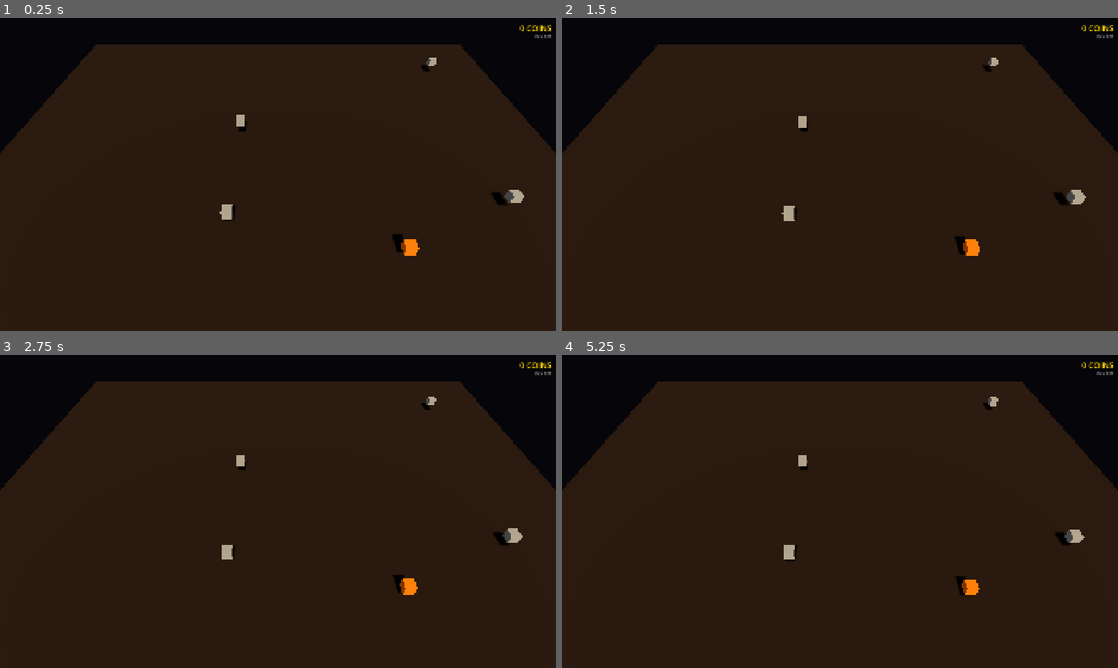
Above: before the commit, frames 1-4 (two rows, left to right).
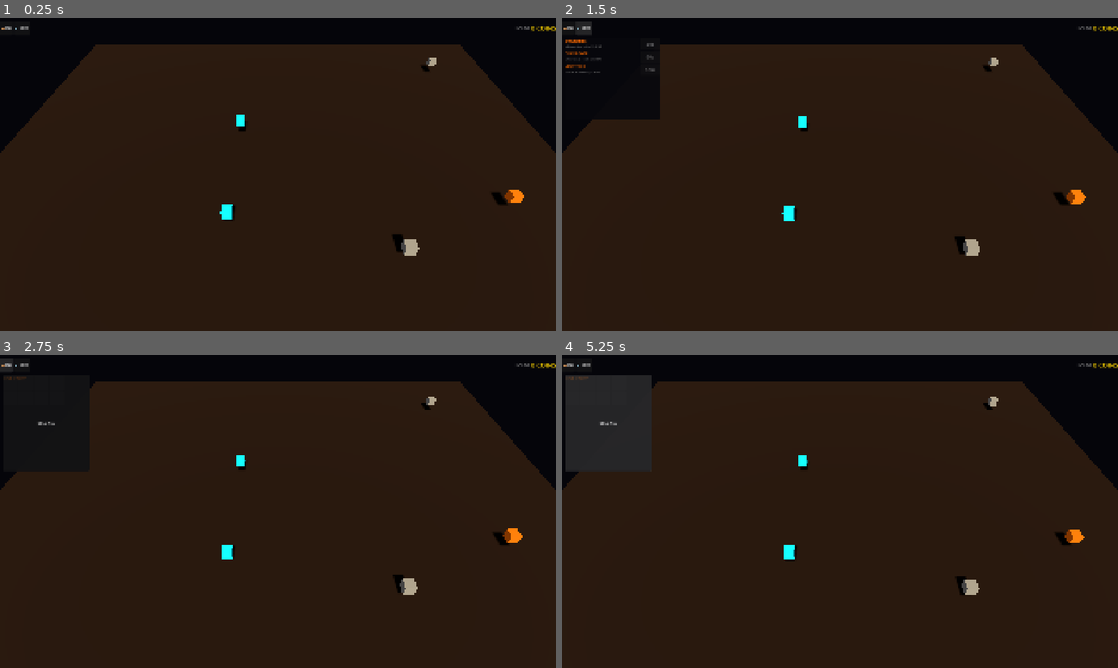
Above: after the commit, the same moments.

Repository: PrzemSas/scrap-scavenger
Game: Godot game, scene res://scenes/main/Main.tscn
Two runs of this game, one before a commit and one after it. Both use one fixed random seed, a clock stepped at 60 frames per second and the inputs below.
Inputs (mouse positions are in pixels of both pictures, inside the frame that each line leads up to):
- Up to frame 1 (0.25 s): no input
- Up to frame 2 (1.5 s): click (567, 27) at 0.5 s, where only the run after the commit has a clickable "📦 INV"; click (584, 27) at 1.25 s, where only the run after the commit has a clickable "🛒 SHOP"
- Up to frame 3 (2.75 s): click (5, 364) at 2 s, where only the run after the commit has a clickable "📦 INV"
- Up to frame 4 (5.25 s): click (606, 423) at 2.75 s, where only the run after the commit has a clickable "SELL ALL"; click (584, 364) at 3.5 s, where only the run after the commit has a clickable "🛒 SHOP"; click (567, 364) at 4.25 s, where only the run after the commit has a clickable "📦 INV"; click (606, 423) at 5 s, where only the run after the commit has a clickable "SELL ALL"

The runs differ from the first frame. In frame 1, 0.6% of the frame differs, in the area x 0-100%, y 2-76%; in frame 2, 2.4%; in frame 3, 0.8%; in frame 4, 4.7%, in the area x 0-100%, y 2-77%.

Commit message:
feat: Phase 1b — inventory grid, sell all, upgrade shop

Diff:
--- a/project.godot
+++ b/project.godot
@@ -1,20 +1,35 @@
 ; Engine configuration file.
+; It's best edited using the editor UI and not directly,
+; since the parameters that go here are not all obvious.
+;
+; Format:
+;   [section] ; section goes between []
+;   param=value ; assign values to parameters
+
 config_version=5
 
+[animation]
+
+compatibility/default_parent_skeleton_in_mesh_instance_3d=true
+
 [application]
+
 config/name="Scrap Scavenger"
 run/main_scene="res://scenes/main/Main.tscn"
-config/features=PackedStringArray("4.4", "GL Compatibility")
+config/features=PackedStringArray("4.6", "GL Compatibility")
 
 [autoload]
+
 GameManager="*res://scripts/autoload/GameManager.gd"
 
 [display]
+
 window/size/viewport_width=1920
 window/size/viewport_height=1080
 window/stretch/mode="canvas_items"
 window/stretch/aspect="expand"
 
 [rendering]
+
 renderer/rendering_method="gl_compatibility"
 renderer/rendering_method.mobile="gl_compatibility"
--- a/scenes/main/Main.tscn
+++ b/scenes/main/Main.tscn
@@ -1,7 +1,14 @@
-[gd_scene load_steps=6 format=3]
+[gd_scene format=3 uid="uid://brsm8nrrnok3q"]
 
-[ext_resource type="Script" path="res://scripts/SpawnManager.gd" id="1"]
+[ext_resource type="Script" uid="uid://dw5xpragiqh7i" path="res://scripts/SpawnManager.gd" id="1"]
 [ext_resource type="PackedScene" path="res://scenes/ui/HUD.tscn" id="2"]
+
+[sub_resource type="Environment" id="Environment_1"]
+background_mode = 1
+background_color = Color(0.02, 0.02, 0.04, 1)
+ambient_light_source = 2
+ambient_light_color = Color(0.15, 0.1, 0.05, 1)
+ambient_light_energy = 0.3
 
 [sub_resource type="PlaneMesh" id="PlaneMesh_1"]
 size = Vector2(20, 20)
@@ -10,35 +17,28 @@
 albedo_color = Color(0.176, 0.094, 0.063, 1)
 roughness = 0.9
 
-[sub_resource type="Environment" id="Environment_1"]
-background_mode = 1
-background_color = Color(0.02, 0.02, 0.04, 1)
-ambient_light_source = 2
-ambient_light_color = Color(0.15, 0.1, 0.05, 1)
-ambient_light_energy = 0.3
+[node name="Main" type="Node3D" unique_id=311986363]
 
-[node name="Main" type="Node3D"]
-
-[node name="Camera3D" type="Camera3D" parent="."]
+[node name="Camera3D" type="Camera3D" parent="." unique_id=125606673]
 transform = Transform3D(1, 0, 0, 0, 0.707107, 0.707107, 0, -0.707107, 0.707107, 0, 8, 8)
 fov = 50.0
 
-[node name="DirectionalLight3D" type="DirectionalLight3D" parent="."]
+[node name="DirectionalLight3D" type="DirectionalLight3D" parent="." unique_id=616649151]
 transform = Transform3D(1, 0, 0, 0, 0.707107, 0.707107, 0, -0.707107, 0.707107, 0, 10, 0)
 light_color = Color(1, 0.9, 0.7, 1)
 light_energy = 0.8
 shadow_enabled = true
 
-[node name="WorldEnvironment" type="WorldEnvironment" parent="."]
+[node name="WorldEnvironment" type="WorldEnvironment" parent="." unique_id=1875134059]
 environment = SubResource("Environment_1")
 
-[node name="Ground" type="MeshInstance3D" parent="."]
+[node name="Ground" type="MeshInstance3D" parent="." unique_id=1751700598]
 mesh = SubResource("PlaneMesh_1")
 surface_material_override/0 = SubResource("StandardMaterial3D_1")
 
-[node name="SpawnManager" type="Node3D" parent="."]
+[node name="SpawnManager" type="Node3D" parent="." unique_id=1132381441]
 script = ExtResource("1")
 
-[node name="CanvasLayer" type="CanvasLayer" parent="."]
+[node name="CanvasLayer" type="CanvasLayer" parent="." unique_id=545988280]
 
-[node name="HUD" parent="CanvasLayer" instance=ExtResource("2")]
+[node name="HUD" parent="CanvasLayer" unique_id=1042599544 instance=ExtResource("2")]
--- a/scenes/ui/HUD.tscn
+++ b/scenes/ui/HUD.tscn
@@ -1,6 +1,15 @@
-[gd_scene load_steps=2 format=3]
+[gd_scene load_steps=3 format=3]
 
 [ext_resource type="Script" path="res://scripts/HUD.gd" id="1"]
+
+[sub_resource type="StyleBoxFlat" id="PanelStyle_1"]
+bg_color = Color(0.03, 0.03, 0.05, 0.92)
+border_color = Color(1, 0.42, 0, 0.15)
+set_border_width_all = 1
+corner_radius_top_left = 8
+corner_radius_top_right = 8
+corner_radius_bottom_right = 8
+corner_radius_bottom_left = 8
 
 [node name="HUD" type="Control"]
 layout_mode = 3
@@ -11,32 +20,110 @@
 grow_vertical = 2
 script = ExtResource("1")
 
-[node name="CoinLabel" type="Label" parent="."]
+[node name="TopBar" type="HBoxContainer" parent="."]
 layout_mode = 1
-anchors_preset = 1
-anchor_left = 1.0
+anchors_preset = 10
 anchor_right = 1.0
-offset_left = -250.0
-offset_top = 16.0
-offset_right = -16.0
-offset_bottom = 50.0
-grow_horizontal = 0
+offset_top = 10.0
+offset_bottom = 60.0
+grow_horizontal = 2
+
+[node name="ToggleInvBtn" type="Button" parent="TopBar"]
+layout_mode = 2
+text = "📦 INV"
+theme_override_font_sizes/font_size = 12
+
+[node name="ToggleShopBtn" type="Button" parent="TopBar"]
+layout_mode = 2
+text = "🛒 SHOP"
+theme_override_font_sizes/font_size = 12
+
+[node name="Spacer" type="Control" parent="TopBar"]
+layout_mode = 2
+size_flags_horizontal = 3
+
+[node name="InvLabel" type="Label" parent="TopBar"]
+layout_mode = 2
+theme_override_colors/font_color = Color(0.6, 0.6, 0.6, 1)
+theme_override_font_sizes/font_size = 14
+text = "INV 0/8"
+
+[node name="CoinLabel" type="Label" parent="TopBar"]
+layout_mode = 2
 theme_override_colors/font_color = Color(1, 0.84, 0, 1)
-theme_override_font_sizes/font_size = 28
+theme_override_font_sizes/font_size = 22
 text = "0 COINS"
-horizontal_alignment = 2
 
-[node name="InvLabel" type="Label" parent="."]
+[node name="InventoryPanel" type="PanelContainer" parent="."]
 layout_mode = 1
-anchors_preset = 1
-anchor_left = 1.0
+anchors_preset = 0
+offset_left = 10.0
+offset_top = 70.0
+offset_right = 310.0
+offset_bottom = 400.0
+theme_override_styles/panel = SubResource("PanelStyle_1")
+
+[node name="VBox" type="VBoxContainer" parent="InventoryPanel"]
+layout_mode = 2
+
+[node name="Title" type="Label" parent="InventoryPanel/VBox"]
+layout_mode = 2
+theme_override_colors/font_color = Color(1, 0.42, 0, 1)
+theme_override_font_sizes/font_size = 14
+text = "INVENTORY"
+
+[node name="ScrollContainer" type="ScrollContainer" parent="InventoryPanel"]
+layout_mode = 2
+offset_left = 8.0
+offset_top = 30.0
+offset_right = 292.0
+offset_bottom = 290.0
+
+[node name="InvGrid" type="GridContainer" parent="InventoryPanel/ScrollContainer"]
+layout_mode = 2
+size_flags_horizontal = 3
+columns = 4
+
+[node name="SellAllBtn" type="Button" parent="InventoryPanel"]
+layout_mode = 2
+anchors_preset = 12
+anchor_top = 1.0
 anchor_right = 1.0
-offset_left = -250.0
-offset_top = 52.0
-offset_right = -16.0
-offset_bottom = 78.0
-grow_horizontal = 0
-theme_override_colors/font_color = Color(0.6, 0.6, 0.6, 1)
-theme_override_font_sizes/font_size = 16
-text = "INV 0/8"
-horizontal_alignment = 2
+anchor_bottom = 1.0
+offset_left = 8.0
+offset_top = -40.0
+offset_right = -8.0
+offset_bottom = -8.0
+grow_horizontal = 2
+grow_vertical = 0
+text = "SELL ALL"
+theme_override_font_sizes/font_size = 14
+
+[node name="ShopPanel" type="PanelContainer" parent="."]
+layout_mode = 1
+anchors_preset = 0
+offset_left = 10.0
+offset_top = 70.0
+offset_right = 340.0
+offset_bottom = 350.0
+theme_override_styles/panel = SubResource("PanelStyle_1")
+
+[node name="VBox" type="VBoxContainer" parent="ShopPanel"]
+layout_mode = 2
+
+[node name="Title" type="Label" parent="ShopPanel/VBox"]
+layout_mode = 2
+theme_override_colors/font_color = Color(1, 0.42, 0, 1)
+theme_override_font_sizes/font_size = 14
+text = "UPGRADES"
+
+[node name="ScrollContainer" type="ScrollContainer" parent="ShopPanel"]
+layout_mode = 2
+offset_left = 8.0
+offset_top = 30.0
+offset_right = 322.0
+offset_bottom = 272.0
+
+[node name="ShopList" type="VBoxContainer" parent="ShopPanel/ScrollContainer"]
+layout_mode = 2
+size_flags_horizontal = 3
--- a/scripts/HUD.gd
+++ b/scripts/HUD.gd
@@ -1,16 +1,125 @@
 extends Control
 
-@onready var coin_label: Label = $CoinLabel
-@onready var inv_label: Label = $InvLabel
+@onready var coin_label: Label = $TopBar/CoinLabel
+@onready var inv_label: Label = $TopBar/InvLabel
+@onready var inv_grid: GridContainer = $InventoryPanel/ScrollContainer/InvGrid
+@onready var sell_all_btn: Button = $InventoryPanel/SellAllBtn
+@onready var inv_panel: PanelContainer = $InventoryPanel
+@onready var shop_panel: PanelContainer = $ShopPanel
+@onready var shop_list: VBoxContainer = $ShopPanel/ScrollContainer/ShopList
+@onready var toggle_inv_btn: Button = $TopBar/ToggleInvBtn
+@onready var toggle_shop_btn: Button = $TopBar/ToggleShopBtn
 
 func _ready() -> void:
 	GameManager.coins_changed.connect(_on_coins_changed)
 	GameManager.inventory_changed.connect(_on_inventory_changed)
+	GameManager.upgrade_purchased.connect(_on_upgrade_purchased)
+	sell_all_btn.pressed.connect(_on_sell_all)
+	toggle_inv_btn.pressed.connect(_toggle_inventory)
+	toggle_shop_btn.pressed.connect(_toggle_shop)
 	_on_coins_changed(GameManager.coins)
 	_on_inventory_changed()
+	_build_shop()
+	inv_panel.visible = false
+	shop_panel.visible = false
 
 func _on_coins_changed(amount: int) -> void:
 	coin_label.text = "%d COINS" % amount
+	_build_shop()
 
 func _on_inventory_changed() -> void:
 	inv_label.text = "INV %d/%d" % [GameManager.inventory.size(), GameManager.max_slots]
+	_build_inventory_grid()
+
+func _on_upgrade_purchased(_id: String) -> void:
+	_build_shop()
+
+func _toggle_inventory() -> void:
+	inv_panel.visible = not inv_panel.visible
+	if inv_panel.visible:
+		shop_panel.visible = false
+
+func _toggle_shop() -> void:
+	shop_panel.visible = not shop_panel.visible
+	if shop_panel.visible:
+		inv_panel.visible = false
+
+func _build_inventory_grid() -> void:
+	for child in inv_grid.get_children():
+		child.queue_free()
+	for i in GameManager.max_slots:
+		var slot = Button.new()
+		slot.custom_minimum_size = Vector2(50, 50)
+		if i < GameManager.inventory.size():
+			var item = GameManager.inventory[i]
+			var rarity = item.get("rarity", 0)
+			var symbols = ["□", "◆", "★", "✦"]
+			var colors = [Color("#888888"), Color("#ff6a00"), Color("#00e5ff"), Color("#FFD700")]
+			slot.text = symbols[rarity]
+			slot.tooltip_text = "%s (%dc)" % [item.get("name", "?"), item.get("value", 0)]
+			slot.add_theme_color_override("font_color", colors[rarity])
+			slot.add_theme_font_size_override("font_size", 20)
+			var idx = i
+			slot.pressed.connect(func(): _sell_single(idx))
+		else:
+			slot.text = ""
+			slot.disabled = true
+		slot.add_theme_stylebox_override("normal", _slot_style(false))
+		slot.add_theme_stylebox_override("hover", _slot_style(true))
+		inv_grid.add_child(slot)
+
+func _slot_style(hover: bool) -> StyleBoxFlat:
+	var s = StyleBoxFlat.new()
+	s.bg_color = Color("#1a1a1a") if not hover else Color("#2a1500")
+	s.border_color = Color("#333333") if not hover else Color("#ff6a00")
+	s.set_border_width_all(1)
+	s.set_corner_radius_all(4)
+	return s
+
+func _sell_single(index: int) -> void:
+	GameManager.sell_item(index)
+
+func _on_sell_all() -> void:
+	GameManager.sell_all()
+
+func _build_shop() -> void:
+	for child in shop_list.get_children():
+		child.queue_free()
+	for upgrade_id in GameManager.upgrade_config:
+		var config = GameManager.upgrade_config[upgrade_id]
+		var level = GameManager.upgrades.get(upgrade_id, 0)
+		var max_lvl = config.get("max", 1)
+		var cost = GameManager.get_upgrade_cost(upgrade_id)
+		var maxed = level >= max_lvl
+		var can_buy = not maxed and GameManager.coins >= cost
+
+		var hbox = HBoxContainer.new()
+		hbox.custom_minimum_size = Vector2(0, 40)
+
+		var info = VBoxContainer.new()
+		info.size_flags_horizontal = Control.SIZE_EXPAND_FILL
+		var name_label = Label.new()
+		name_label.text = upgrade_id.replace("_", " ").to_upper()
+		name_label.add_theme_color_override("font_color", Color("#ff6a00") if not maxed else Color("#39FF14"))
+		name_label.add_theme_font_size_override("font_size", 12)
+		info.add_child(name_label)
+
+		var desc_label = Label.new()
+		desc_label.text = "%s | Lvl %d/%d" % [config.get("desc", ""), level, max_lvl]
+		desc_label.add_theme_color_override("font_color", Color("#666666"))
+		desc_label.add_theme_font_size_override("font_size", 10)
+		info.add_child(desc_label)
+		hbox.add_child(info)
+
+		var btn = Button.new()
+		if maxed:
+			btn.text = "MAX"
+			btn.disabled = true
+		else:
+			btn.text = "%dc" % cost
+			btn.disabled = not can_buy
+			var uid = upgrade_id
+			btn.pressed.connect(func(): GameManager.buy_upgrade(uid))
+		btn.custom_minimum_size = Vector2(70, 0)
+		hbox.add_child(btn)
+		shop_list.add_child(hbox)
--- a/scripts/SpawnManager.gd
+++ b/scripts/SpawnManager.gd
@@ -40,8 +40,16 @@
 		total += s.weight
 	var roll = randf() * total
 	var cum = 0.0
+	var picked = scrap_types[0]
 	for s in scrap_types:
 		cum += s.weight
 		if roll <= cum:
-			return s.duplicate()
-	return scrap_types[0].duplicate()
+			picked = s
+			break
+	# Luck bonus: chance to upgrade rarity
+	if randf() < GameManager.luck_bonus and picked.rarity < 3:
+		for s in scrap_types:
+			if s.rarity == picked.rarity + 1:
+				picked = s
+				break
+	return picked.duplicate()
--- a/scripts/autoload/GameManager.gd
+++ b/scripts/autoload/GameManager.gd
@@ -2,11 +2,27 @@
 
 signal coins_changed(new_amount: int)
 signal inventory_changed()
+signal upgrade_purchased(upgrade_id: String)
 
 var coins: int = 0
 var inventory: Array = []
 var max_slots: int = 8
 var click_power: int = 1
+var luck_bonus: float = 0.0
+
+# Upgrade levels
+var upgrades: Dictionary = {
+	"bigger_bag": 0,
+	"click_power": 0,
+	"lucky_find": 0,
+}
+
+# Upgrade costs: {base, multiplier, max_level, effect_desc}
+var upgrade_config: Dictionary = {
+	"bigger_bag": {"base": 30, "mult": 1.7, "max": 8, "desc": "+2 inventory slots"},
+	"click_power": {"base": 60, "mult": 2.0, "max": 5, "desc": "+1 scrap per click"},
+	"lucky_find": {"base": 100, "mult": 2.2, "max": 6, "desc": "+3% rare chance"},
+}
 
 func add_coins(amount: int) -> void:
 	coins += amount
@@ -36,3 +52,42 @@
 		var item = inventory[index]
 		add_coins(item.get("value", 1))
 		remove_from_inventory(index)
+
+func sell_all() -> void:
+	var total = 0
+	for item in inventory:
+		total += item.get("value", 1)
+	inventory.clear()
+	add_coins(total)
+	inventory_changed.emit()
+
+func get_upgrade_cost(upgrade_id: String) -> int:
+	var config = upgrade_config.get(upgrade_id, {})
+	var level = upgrades.get(upgrade_id, 0)
+	return int(config.get("base", 100) * pow(config.get("mult", 2.0), level))
+
+func get_upgrade_max(upgrade_id: String) -> int:
+	return upgrade_config.get(upgrade_id, {}).get("max", 1)
+
+func buy_upgrade(upgrade_id: String) -> bool:
+	var level = upgrades.get(upgrade_id, 0)
+	var max_lvl = get_upgrade_max(upgrade_id)
+	if level >= max_lvl:
+		return false
+	var cost = get_upgrade_cost(upgrade_id)
+	if not spend_coins(cost):
+		return false
+	upgrades[upgrade_id] = level + 1
+	_apply_upgrade(upgrade_id)
+	upgrade_purchased.emit(upgrade_id)
+	return true
+
+func _apply_upgrade(upgrade_id: String) -> void:
+	match upgrade_id:
+		"bigger_bag":
+			max_slots += 2
+			inventory_changed.emit()
+		"click_power":
+			click_power += 1
+		"lucky_find":
+			luck_bonus += 0.03
